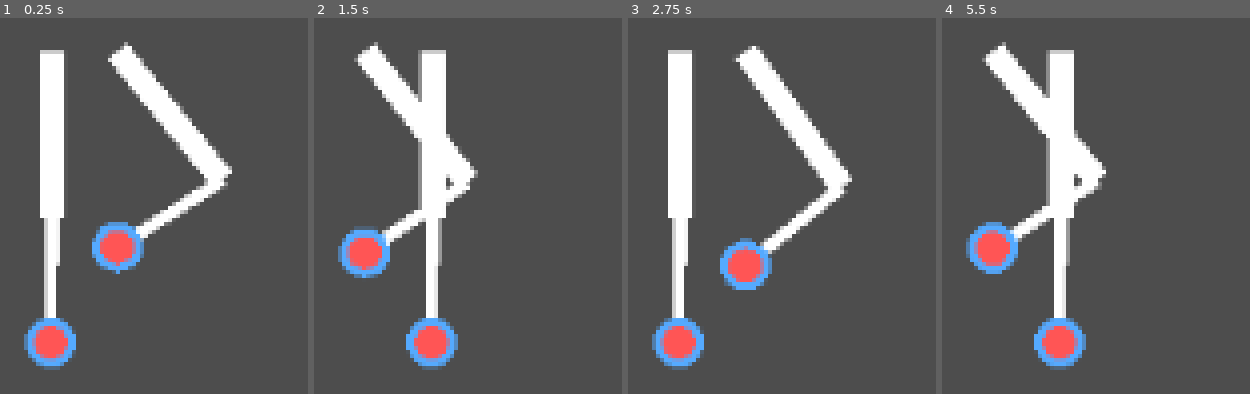
Above: before the commit, frames 1-4 (left to right).
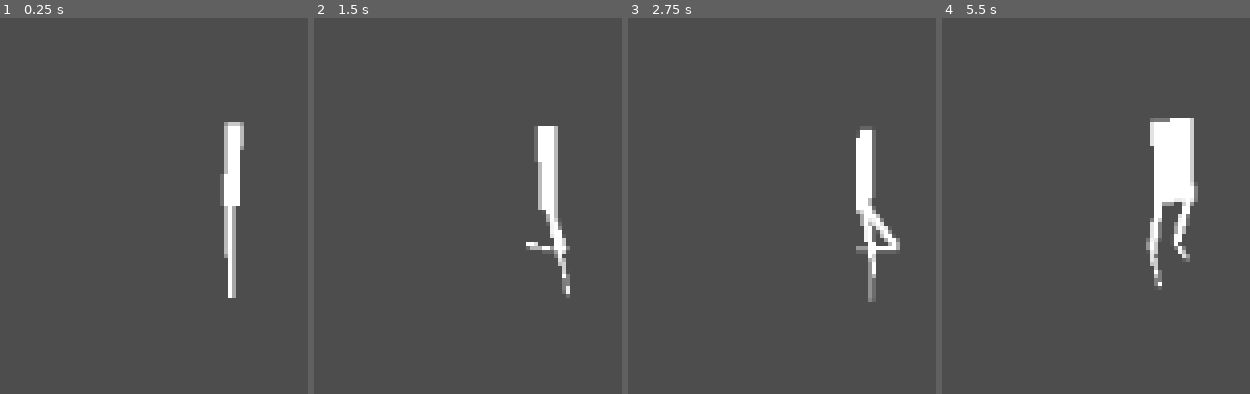
Above: after the commit, the same moments.

Repository: zbaker94/procedural-legs
Game: Godot game, scene res://main.tscn
Same seed, same stepped clock (60 frames per second), same inputs: the game is played once before the commit and once after it.
Inputs:
- Up to frame 1 (0.25 s): no input
- Up to frame 2 (1.5 s): hold Right (ui_right) 0.53-1.28 s; hold Down (ui_down) from 1.28 s (still down)
- Up to frame 3 (2.75 s): release Down (ui_down) at 2.03 s; hold Right (ui_right) from 2.03 s (still down)
- Up to frame 4 (5.5 s): release Right (ui_right) at 2.78 s; hold Up (ui_up) 2.78-3.53 s; hold Left (ui_left) 3.53-5.03 s; hold Down (ui_down) from 5.03 s (still down)

The runs differ from the first frame. In frame 1, 16% of the frame differs, in the area x 7-80%, y 6-94%; in frame 2, 15%; in frame 3, 16%; in frame 4, 17%, in the area x 7-84%, y 6-94%.

Commit message:
reorganize to add torso and hips

Diff:
--- /dev/null
+++ b/character_bus.gd
@@ -0,0 +1,6 @@
+class_name CharacterBus
+
+extends Node
+
+@export var character_body: CharacterBody2D
+@export var character_facing: CharacterFacing
--- /dev/null
+++ b/character_facing.gd
@@ -0,0 +1,13 @@
+class_name CharacterFacing
+
+extends Node
+
+@export var character_body: CharacterBody2D
+
+var facing_degrees: float
+
+func _physics_process(_delta: float) -> void:
+	if character_body and character_body.velocity.length() > 0:
+		var current_rads = deg_to_rad(facing_degrees)
+		var desired_rads = character_body.velocity.angle()
+		facing_degrees = rad_to_deg(lerp_angle(current_rads, desired_rads, 0.1))
--- /dev/null
+++ b/character_locomotion.gd
@@ -0,0 +1,18 @@
+extends CharacterBody2D
+
+# Movement speed in pixels per second
+
+@export var acceleration: float = 12.0
+@export var friction: float = 9.0
+
+func _physics_process(delta):
+	var input_vector = Vector2.ZERO
+	input_vector.x = Input.get_action_strength("ui_right") - Input.get_action_strength("ui_left")
+	input_vector.y = Input.get_action_strength("ui_down") - Input.get_action_strength("ui_up")
+	if input_vector.length() > 0:
+		velocity = velocity.move_toward(input_vector, acceleration * delta).normalized()
+	else:
+		# Apply friction when no input
+		velocity = velocity.move_toward(Vector2.ZERO, friction * delta)
+	print("input_vector: ", input_vector, " velocity: ", velocity)
+	move_and_slide()
--- /dev/null
+++ b/character_root.gd
@@ -0,0 +1,41 @@
+class_name CharacterRoot
+extends Node2D
+
+@export var character_bus: CharacterBus
+
+
+var velocity: Vector2
+var facing_degrees: float
+var motion_counter_degrees: float = 0.0
+var leg_speed: float = 0.0
+
+func _ready():
+	var legs_root_count = 0
+	for child in get_children():
+		if child is LegsRoot:
+			legs_root_count += 1
+	if legs_root_count != 1:
+		push_error(
+			"CharacterRoot must have exactly one LegsRoot child. "
+			+ "Found %d." % legs_root_count
+		)
+
+
+const MOTION_COUNTER_SPEED = 5.2
+const MOTION_COUNTER_VEL_SCALE = 3.0
+const MOTION_COUNTER_EXP = 0.4
+const MOTION_COUNTER_MAX = 360.0
+
+func _physics_process(_delta: float) -> void:
+	velocity = character_bus.character_body.velocity
+	# Cap velocity length for stability
+	var max_velocity_length := 1.0
+	if velocity.length() > max_velocity_length:
+		velocity = velocity.normalized() * max_velocity_length
+	facing_degrees = character_bus.character_facing.facing_degrees
+	leg_speed = velocity.length()
+	_update_motion_counter()
+
+func _update_motion_counter() -> void:
+	motion_counter_degrees += MOTION_COUNTER_SPEED * pow(leg_speed * MOTION_COUNTER_VEL_SCALE, MOTION_COUNTER_EXP)
+	motion_counter_degrees = fmod(motion_counter_degrees, MOTION_COUNTER_MAX)
--- /dev/null
+++ b/hip.gd
@@ -0,0 +1,25 @@
+class_name Hip
+
+extends Node2D
+
+
+@export var character_root: CharacterRoot
+
+var baseline_x: float
+
+func _ready() -> void:
+	baseline_x = position.x
+	if character_root == null or not character_root is CharacterRoot:
+		push_error("Hip must have a valid CharacterRoot assigned.")
+
+func _physics_process(_delta: float) -> void:
+	var angle_deg: float
+	if character_root and "facing_degrees" in character_root:
+		angle_deg = character_root.facing_degrees
+	else:
+		return
+	var angle_rad = deg_to_rad(angle_deg)
+	var facing_vec = Vector2.RIGHT.rotated(angle_rad)
+	var x_comp = abs(facing_vec.x)
+	# Move x from baseline_x (when x_comp=0) to 0 (when x_comp=1)
+	position.x = lerp(baseline_x, 0.0, x_comp)
--- a/leg.gd
+++ b/leg.gd
@@ -1,10 +1,8 @@
+class_name Leg
+
 extends Node2D
 
 # --- Constants ---
-const MOTION_COUNTER_SPEED = 5.2
-const MOTION_COUNTER_VEL_SCALE = 3.0
-const MOTION_COUNTER_EXP = 0.4
-const MOTION_COUNTER_MAX = 360.0
 
 const STRIDE_VEL_SCALE = 2.0
 const STRIDE_EXP = 0.4
@@ -32,8 +30,8 @@
 
 
 # Facing and motion (driven by parent CharacterBody2D)
-@export_range(0.0, 360.0, 0.1) var facing_direction_degrees: float = 90.0
-@export var velocity: Vector2 = Vector2.ZERO
+
+@export var hip: Hip
 
 # Lengths
 @export_group("Bone Lengths")
@@ -76,34 +74,46 @@
 var foot_position: Vector2
 var foot_target: Vector2
 
-var leg_speed: float = 0.0
-var motion_counter_degrees: float = 0.0
+
 var moving_direction_radians: float = 0.0
 
+
+var legs_root:LegsRoot
 
 
 ## HELPERS
 func lengthdir(length: float, angle_rad: float) -> Vector2:
 	return Vector2.RIGHT.rotated(angle_rad) * length
 
+# --- Startup Validation ---
+func _ready():
+	var parent = get_parent()
+	if parent == null or not parent is LegsRoot:
+		push_error("Leg must be a child of LegsRoot.")
+	else:
+		legs_root = parent
+
 
 # --- Main Update Loop ---
 
 func _physics_process(_delta: float) -> void:
-	hip_position = global_position # always global
+	hip_position = hip.global_position # always global
+
+	var facing_direction_degrees := legs_root.character_root.facing_degrees
+	var velocity := legs_root.character_root.velocity
+	var motion_counter_degrees := legs_root.character_root.motion_counter_degrees
+	var leg_speed := legs_root.character_root.leg_speed
 
 	# limit velocity for stability
-	var max_velocity_length := 3.0
+	var max_velocity_length := 1.0
 	if velocity.length() > max_velocity_length:
 		velocity = velocity.normalized() * max_velocity_length
-	leg_speed = velocity.length()
-	_update_motion_counter()
 
 	var total_len: float = thigh_length + calf_length
 	var max_reach: float = total_len
 
 	var facing_rad: float = deg_to_rad(facing_direction_degrees)
-	var move_rad: float = velocity.angle() if leg_speed > 0.001 else facing_rad
+	var move_rad: float = velocity.angle() if leg_speed > 0.0001 else facing_rad
 
 	var stride: float = _calc_stride(leg_speed)
 	var phase_rad: float = deg_to_rad(motion_counter_degrees + phase_offset_degrees)
@@ -124,8 +134,6 @@
 	var forward_offset: float = _calc_forward_offset(stride, total_len, phase_rad) * stride_amplitude * step_length_shape
 	var vertical_offset: float = _calc_vertical_offset(stride, total_len, phase_rad) * stride_amplitude * step_height_shape
 
-	print("FO: ", step_length_shape, " VO: ", step_height_shape)
-
 	foot_target = hip_position + Vector2(0, max_reach)
 	foot_target += lengthdir(forward_offset, move_rad)
 	foot_target.y += vertical_offset
@@ -138,9 +146,7 @@
 	queue_redraw()
 
 # --- Private Calculation Helpers ---
-func _update_motion_counter() -> void:
-	motion_counter_degrees += MOTION_COUNTER_SPEED * pow(leg_speed * MOTION_COUNTER_VEL_SCALE, MOTION_COUNTER_EXP)
-	motion_counter_degrees = fmod(motion_counter_degrees, MOTION_COUNTER_MAX)
+
 
 func _calc_stride(vel: float) -> float:
 	return pow(vel * STRIDE_VEL_SCALE, STRIDE_EXP)
@@ -192,10 +198,10 @@
 func _draw_joints_and_target() -> void:
 	#draw_circle(to_local(hip_position), HIP_RADIUS, Color.GREEN)
 	#draw_circle(to_local(knee_position), KNEE_RADIUS, Color.hex(0xffaa00ff))
-	draw_circle(to_local(foot_position), FOOT_RADIUS, FOOT_COLOR)
-	draw_circle(to_local(foot_target), TARGET_RADIUS, TARGET_COLOR)
+	# draw_circle(to_local(foot_position), FOOT_RADIUS, FOOT_COLOR)
+	# draw_circle(to_local(foot_target), TARGET_RADIUS, TARGET_COLOR)
 	#draw_line(to_local(hip_position), to_local(foot_target), Color(0.3, 0.3, 0.3), 1.0)
-
+	pass
 func _draw_labels() -> void:
 	_draw_label(to_local(hip_position) + Vector2(6, -6), "HIP")
 	_draw_label(to_local(knee_position) + Vector2(6, -6), "KNEE")
--- /dev/null
+++ b/legs_root.gd
@@ -0,0 +1,20 @@
+class_name LegsRoot
+extends Node2D
+
+var character_root: CharacterRoot
+
+func _ready():
+	# Check parent is CharacterRoot
+	var parent = get_parent()
+	if parent == null or not parent is CharacterRoot:
+		push_error("LegsRoot must be a child of CharacterRoot.")
+	else:
+		character_root = parent
+	# Check for at least one Leg child
+	var has_leg = false
+	for child in get_children():
+		if child is Leg:
+			has_leg = true
+			break
+	if not has_leg:
+		push_error("LegsRoot must have at least one Leg child.")
--- a/main.tscn
+++ b/main.tscn
@@ -1,48 +1,93 @@
-[gd_scene load_steps=5 format=3 uid="uid://c1n2te115lon5"]
+[gd_scene load_steps=13 format=3 uid="uid://c1n2te115lon5"]
 
+[ext_resource type="Script" uid="uid://cn87a6rtmvnpi" path="res://character_bus.gd" id="1_1bvp3"]
+[ext_resource type="Script" uid="uid://b2e8141p0hqby" path="res://character_locomotion.gd" id="1_7mycd"]
+[ext_resource type="Script" uid="uid://dqlxte3sqa0y" path="res://character_root.gd" id="1_h2yge"]
 [ext_resource type="Script" uid="uid://brvr03nxsa5nd" path="res://leg.gd" id="1_ig7tw"]
+[ext_resource type="Script" uid="uid://bdxkaqcgbrkce" path="res://character_facing.gd" id="1_lquwl"]
+[ext_resource type="Script" uid="uid://doqngkyrl1o8n" path="res://legs_root.gd" id="2_1bvp3"]
+[ext_resource type="Script" uid="uid://7vew8lfqljms" path="res://torso.gd" id="7_272bh"]
+[ext_resource type="Script" uid="uid://c14qgam1c101g" path="res://hip.gd" id="8_5vw27"]
 
 [sub_resource type="Curve" id="Curve_ig7tw"]
-_limits = [0.0, 0.9630577, 0.0, 3.0]
-_data = [Vector2(0, 0), 0.0, 0.0, 0, 0, Vector2(0.08080809, 0.2500711), 0.86312026, 0.86312026, 0, 0, Vector2(0.7676768, 0.44955957), 0.09781129, 0.09781129, 0, 0, Vector2(1.5151515, 0.5031259), 0.10070803, 0.10070803, 0, 0, Vector2(3, 0.9630577), 0.6400257, 0.0, 0, 0]
-point_count = 5
+_limits = [0.0, 0.9630577, 0.0, 2.5]
+_data = [Vector2(0, 0.47498035), 0.0, 0.19523093, 0, 1, Vector2(2.5, 0.9630577), 0.19523093, 0.0, 1, 0]
+point_count = 2
 
 [sub_resource type="Curve" id="Curve_0xm2m"]
-_limits = [1.15, 2.0, 0.0, 3.0]
-_data = [Vector2(0, 1.5179952), 0.0, 0.0, 0, 0, Vector2(0.7828282, 1.7205315), 0.06074468, 0.06074468, 0, 0, Vector2(1.4747474, 2), 0.01967511, 0.01967511, 0, 0, Vector2(3, 1.1521741), 0.0, 0.0, 0, 0]
-point_count = 4
+_limits = [0.5, 1.5, 0.0, 1.0]
+_data = [Vector2(0, 1.4961469), 0.0, 0.0, 0, 0]
+point_count = 1
 
 [sub_resource type="Curve" id="Curve_h2yge"]
-_limits = [0.79866445, 1.0, 0.0, 3.0]
-_data = [Vector2(0, 0.79866445), 0.0, 0.0, 0, 0, Vector2(3, 1), -0.0024818068, 0.0, 0, 0]
-point_count = 2
+_limits = [0.79866445, 1.8, 0.0, 1.0]
+_data = [Vector2(0, 1.8), 0.0, -8572.019, 0, 1]
+point_count = 1
+
+[sub_resource type="CapsuleShape2D" id="CapsuleShape2D_h2yge"]
+height = 68.0
 
 [node name="Main" type="Node"]
 
-[node name="CharacterRoot" type="Node2D" parent="."]
-position = Vector2(500, 250)
+[node name="Camera2D" type="Camera2D" parent="."]
+position = Vector2(1, 31)
 
-[node name="Legs" type="Node2D" parent="CharacterRoot"]
+[node name="CharacterLocomotion" type="CharacterBody2D" parent="."]
+script = ExtResource("1_7mycd")
+acceleration = 5.0
+friction = 2.0
 
-[node name="LLeg" type="Node2D" parent="CharacterRoot/Legs"]
+[node name="CharacterFacing" type="Node" parent="CharacterLocomotion" node_paths=PackedStringArray("character_body")]
+script = ExtResource("1_lquwl")
+character_body = NodePath("..")
+
+[node name="CharacterBus" type="Node" parent="CharacterLocomotion" node_paths=PackedStringArray("character_body", "character_facing")]
+script = ExtResource("1_1bvp3")
+character_body = NodePath("..")
+character_facing = NodePath("../CharacterFacing")
+
+[node name="CharacterRoot" type="Node2D" parent="CharacterLocomotion" node_paths=PackedStringArray("character_bus")]
+position = Vector2(0, -35)
+script = ExtResource("1_h2yge")
+character_bus = NodePath("../CharacterBus")
+
+[node name="Legs" type="Node2D" parent="CharacterLocomotion/CharacterRoot"]
+script = ExtResource("2_1bvp3")
+
+[node name="LLeg" type="Node2D" parent="CharacterLocomotion/CharacterRoot/Legs" node_paths=PackedStringArray("hip")]
 position = Vector2(-8, 0)
 script = ExtResource("1_ig7tw")
-facing_direction_degrees = 0.0
-velocity = Vector2(0, 0.82)
+hip = NodePath("../../LHip")
 phase_offset_degrees = 180.0
 stride_amplitude_curve = SubResource("Curve_ig7tw")
 step_length_curve = SubResource("Curve_0xm2m")
 step_height_curve = SubResource("Curve_h2yge")
 
-[node name="RLeg" type="Node2D" parent="CharacterRoot/Legs"]
-position = Vector2(-16, 0)
+[node name="RLeg" type="Node2D" parent="CharacterLocomotion/CharacterRoot/Legs" node_paths=PackedStringArray("hip")]
+position = Vector2(8, 0)
 script = ExtResource("1_ig7tw")
-facing_direction_degrees = 0.0
-velocity = Vector2(0, 0.82)
+hip = NodePath("../../RHip")
 stride_amplitude_curve = SubResource("Curve_ig7tw")
 step_length_curve = SubResource("Curve_0xm2m")
 step_height_curve = SubResource("Curve_h2yge")
 
-[node name="Camera2D" type="Camera2D" parent="."]
-position = Vector2(506, 290)
-zoom = Vector2(3, 3)
+[node name="Torso" type="Node2D" parent="CharacterLocomotion/CharacterRoot" node_paths=PackedStringArray("character_root")]
+script = ExtResource("7_272bh")
+character_root = NodePath("..")
+min_x_scale = 0.3
+torso_width = 19.0
+torso_height = 30.0
+
+[node name="LHip" type="Node2D" parent="CharacterLocomotion/CharacterRoot" node_paths=PackedStringArray("character_root")]
+position = Vector2(-8, 0)
+script = ExtResource("8_5vw27")
+character_root = NodePath("..")
+
+[node name="RHip" type="Node2D" parent="CharacterLocomotion/CharacterRoot" node_paths=PackedStringArray("character_root")]
+position = Vector2(8, 0)
+script = ExtResource("8_5vw27")
+character_root = NodePath("..")
+
+[node name="CollisionShape2D" type="CollisionShape2D" parent="CharacterLocomotion"]
+position = Vector2(0, -34)
+shape = SubResource("CapsuleShape2D_h2yge")
--- /dev/null
+++ b/torso.gd
@@ -0,0 +1,46 @@
+extends Node2D
+
+@export var character_root: CharacterRoot
+@export var min_x_scale: float = 0.1
+@export var max_x_scale: float = 1.0
+
+@export var bounce_amplitude: float = 2.0
+@export var wobble_degrees: float = 2.0
+
+@export var debug_draw: bool = true
+@export var torso_width: float = 20.0
+@export var torso_height: float = 50.0
+
+func _ready() -> void:
+	if character_root == null or not character_root is CharacterRoot:
+		push_error("Torso must have a valid CharacterRoot assigned.")
+
+func _physics_process(_delta: float) -> void:
+	var angle_deg: float
+	if character_root and "facing_degrees" in character_root:
+		angle_deg = character_root.facing_degrees
+	else:
+		return
+	var angle_rad = deg_to_rad(angle_deg)
+	var facing_vec = Vector2.RIGHT.rotated(angle_rad)
+	var x_comp = abs(facing_vec.x)
+	# Map x_comp from [-1, 1] to [min_x_scale, max_x_scale] using remap
+	scale.x = remap(x_comp, 0, 1.0, max_x_scale, min_x_scale)
+
+	# Add bounce and rotation based on motion counter
+	if character_root and "motion_counter_degrees" in character_root:
+		var bounce_phase = deg_to_rad(character_root.motion_counter_degrees + 90) * 2.0
+		var rotation_phase = deg_to_rad(character_root.motion_counter_degrees + 90)
+		var bounce = sin(bounce_phase) * bounce_amplitude
+		position.y = bounce
+		rotation = sin(rotation_phase) * deg_to_rad(wobble_degrees)
+
+	if debug_draw:
+		queue_redraw()
+
+func _draw() -> void:
+	if not debug_draw:
+		return
+	# Draw a rectangle with its bottom middle at (0,0)
+	var rect = Rect2(Vector2(-torso_width/2, -torso_height + 2), Vector2(torso_width, torso_height))
+	draw_rect(rect, Color.WHITE, true)
Not shown, added: character_bus.gd.uid
Not shown, added: character_facing.gd.uid
Not shown, added: character_locomotion.gd.uid
Not shown, added: character_root.gd.uid
Not shown, added: hip.gd.uid
Not shown, added: legs_root.gd.uid
Not shown, added: torso.gd.uid
